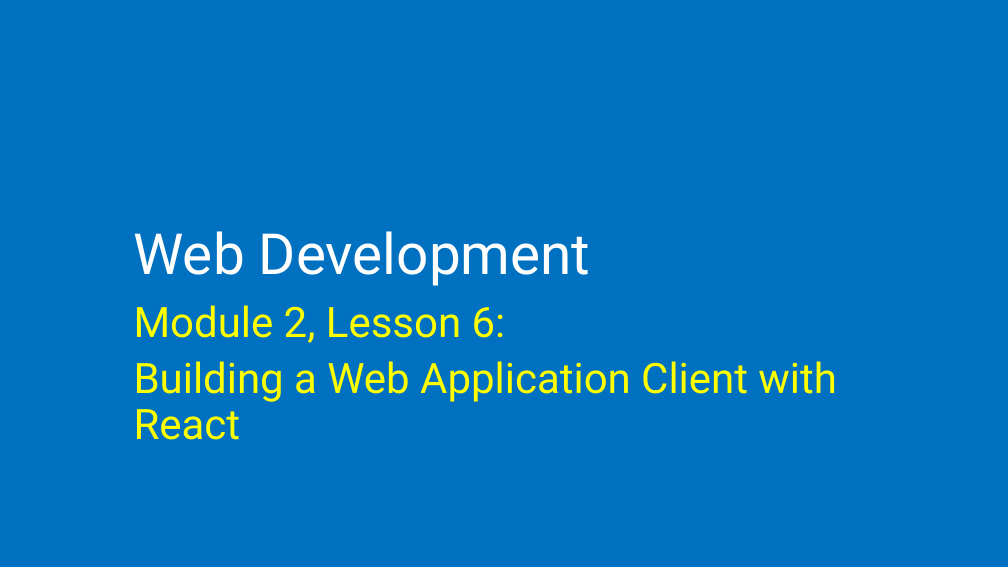
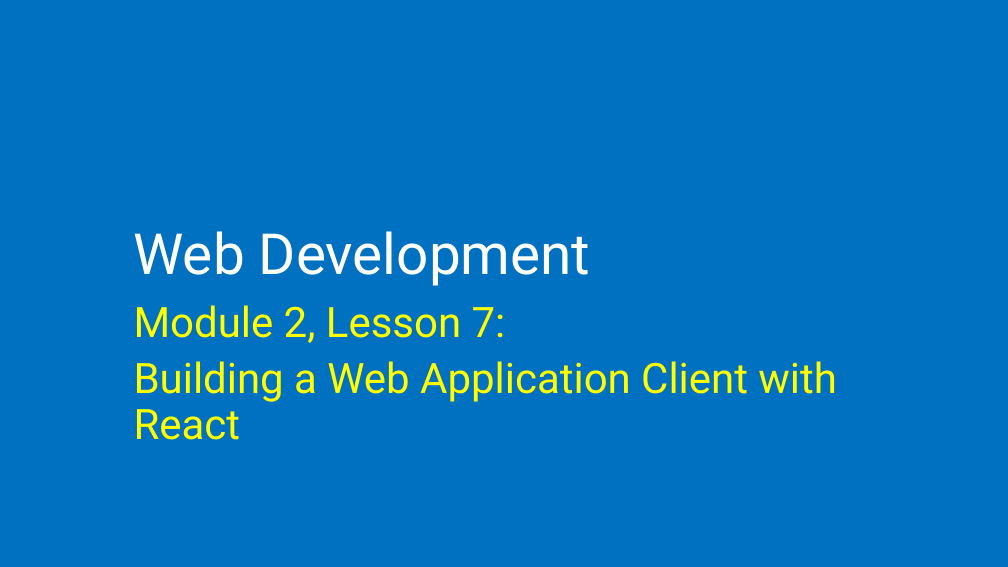
Before and after one commit to microsoft/AcademicContent, a slide deck: slide 1 of Complimentary Course Content/Module2/Lessons/Module2_Lesson7 Building a Web Application Client with React.pptx. Drawn at 1008x567 pixels with LibreOffice and Linux fonts; fonts in the diff are those of the drawing. Boxes give left, top, right and bottom in pixels: in the first picture for what was removed or moved away, otherwise in the second. Text is boxed around its words. In the diff, an @@ line names an element or a change of style, - is before the commit and + after.

Commit message:
removing lesson4 lab and code, updating ppts with correct titles, merging in Susans Lab 6 changes, updating Azats pictures to remove id info

```diff
--- a/Complimentary Course Content/Module2/Lessons/Module2_Lesson7 Building a Web Application Client with React.pptx
+++ b/Complimentary Course Content/Module2/Lessons/Module2_Lesson7 Building a Web Application Client with React.pptx
@@ subtitle at [134, 305, 506, 343]: text changed @@
-Module 2, Lesson 6:
+Module 2, Lesson 7:
```
Also in this commit, not shown: 14 other files.
